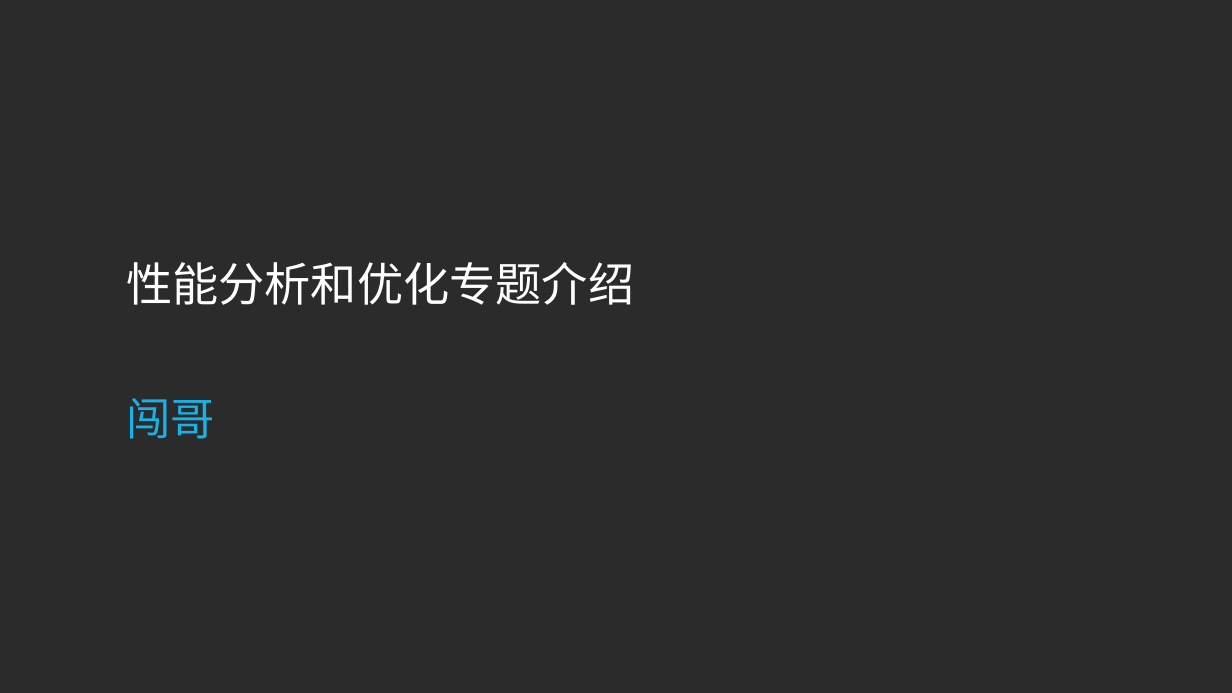
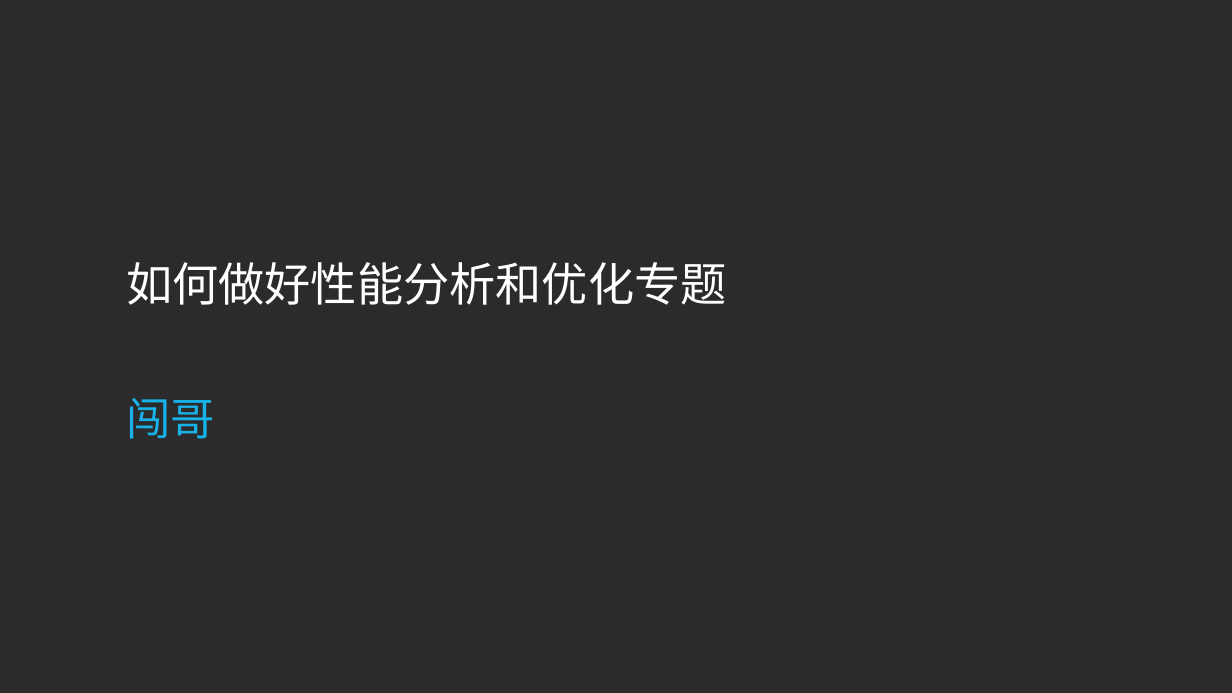
Before and after one commit to sqc157400661/Snail, a slide deck: slide 1 of Go专题系列/性能分析和优化专题/性能分析和优化专题.pptx. Drawn at 1232x693 pixels with LibreOffice and Linux fonts; fonts in the diff are those of the drawing; background and template pictures are left out; a plain dark background stands for a picture behind light text. Boxes give left, top, right and bottom in pixels: in the first picture for what was removed or moved away, otherwise in the second. Text is boxed around its words. In the diff, an @@ line names an element or a change of style, - is before the commit and + after.

```diff
--- a/Go专题系列/性能分析和优化专题/性能分析和优化专题.pptx
+++ b/Go专题系列/性能分析和优化专题/性能分析和优化专题.pptx
@@ text at [126,262,727,305]: text changed @@
-性能分析和优化专题介绍
+如何做好性能分析和优化专题
```
Also in this commit, not shown: 1 other slide changed, 2 slides added.
